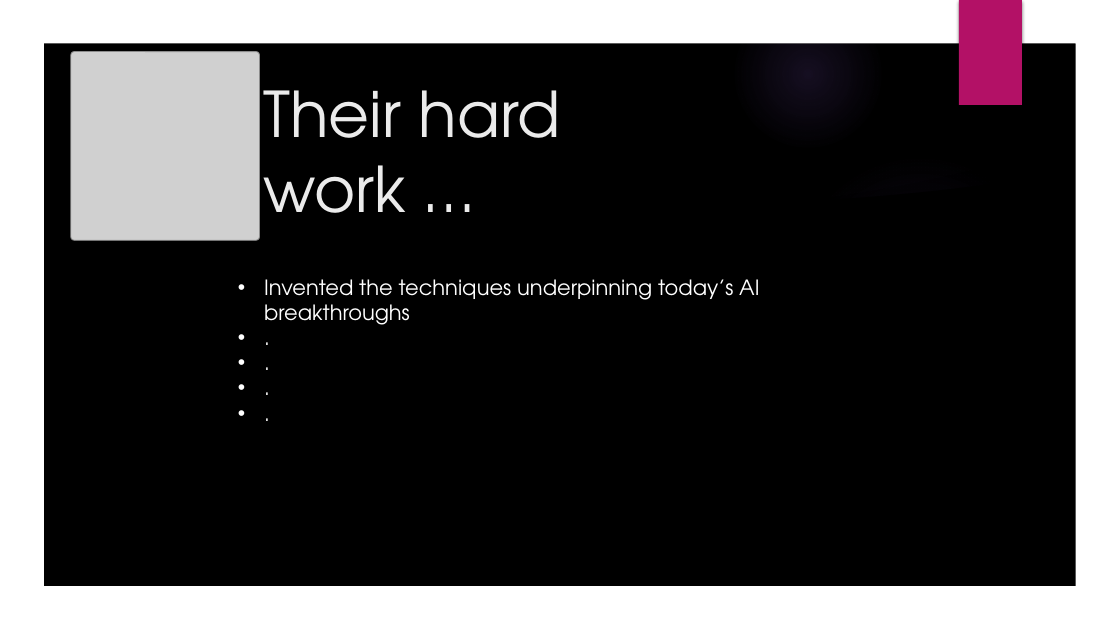
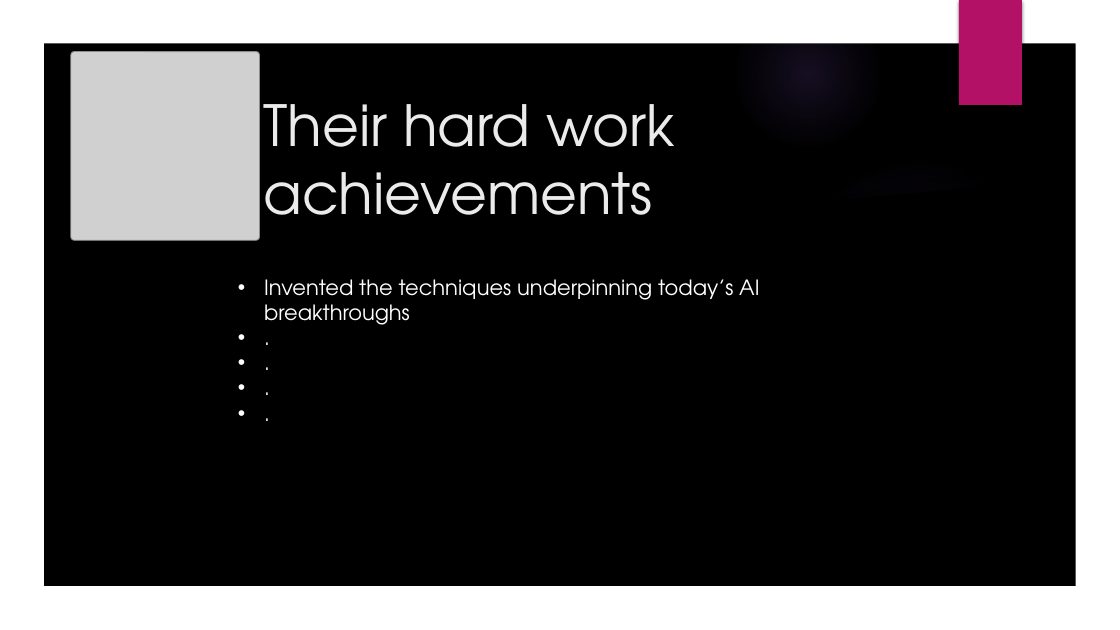
Before and after one commit to GallagherStephen/ResearchMethodsPresentation, a slide deck: slide 3 of Research Methods in Computing Presentation.pptx. Drawn at 1120x630 pixels with LibreOffice and Linux fonts; fonts in the diff are those of the drawing; grey boxes stand for pictures; background and template pictures are left out. Boxes give left, top, right and bottom in pixels: in the first picture for what was removed or moved away, otherwise in the second. Text is boxed around its words. In the diff, an @@ line names an element or a change of style, - is before the commit and + after.

```diff
--- a/Research Methods in Computing Presentation.pptx
+++ b/Research Methods in Computing Presentation.pptx
@@ title at box(263, 104, 675, 215): text changed; size 54 to 48.6 pt @@
-Their hard work …
+Their hard work achievements
```
Also in this commit, not shown: 1 other slide changed, 2 slides added, 1 slide removed.
